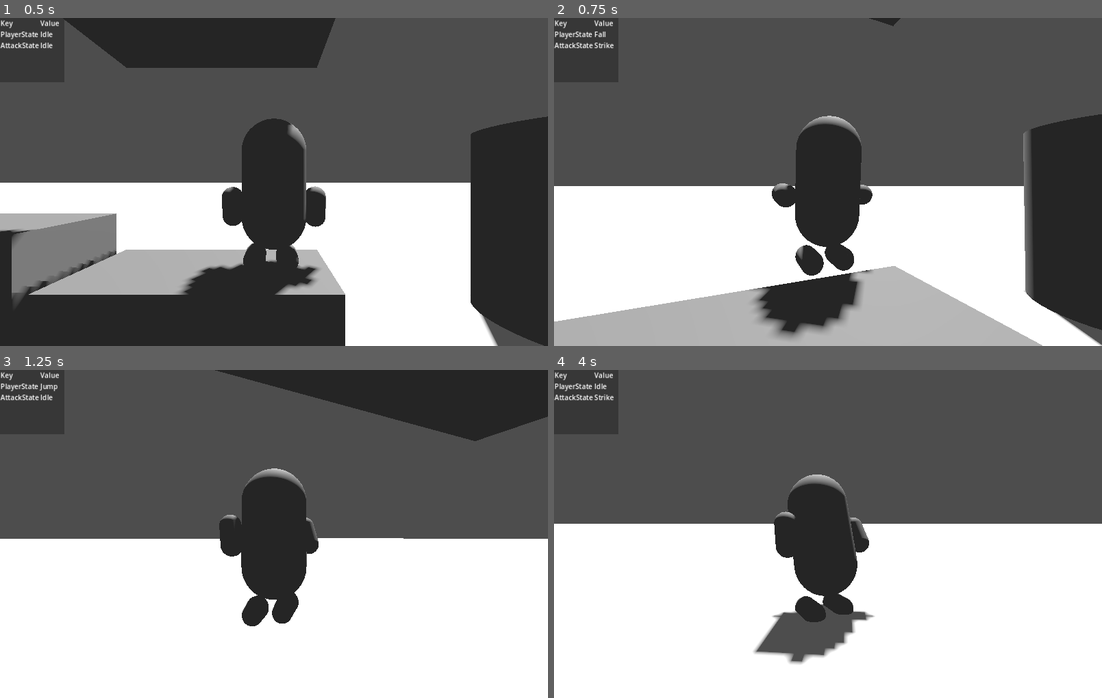
Above: before the commit, frames 1-4 (two rows, left to right).
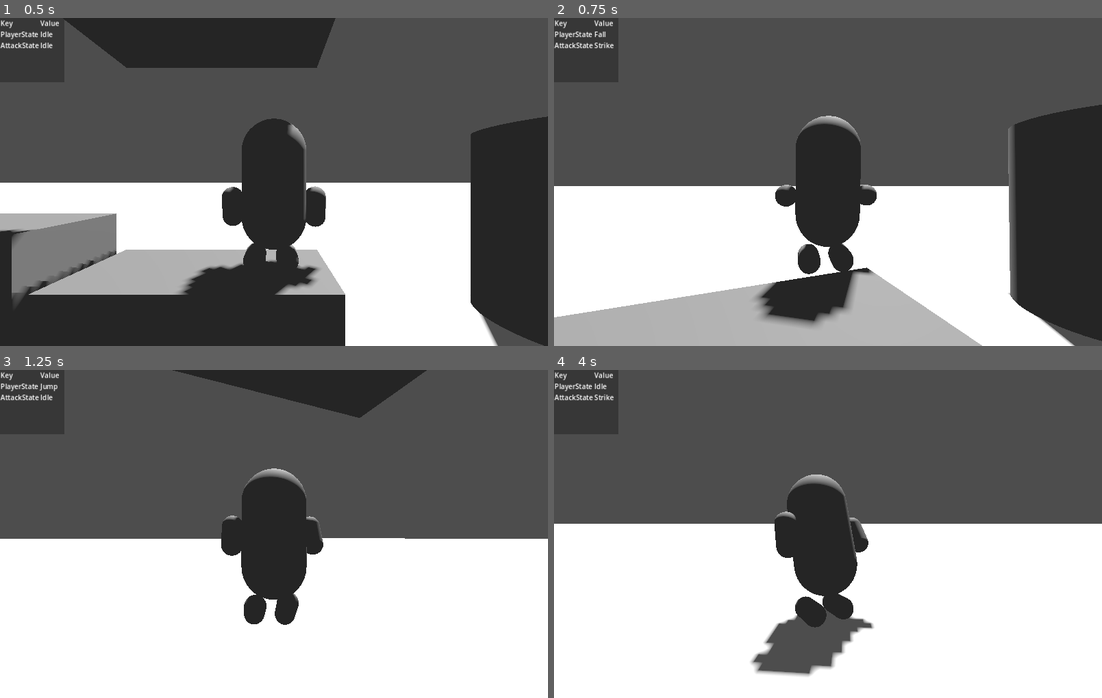
Above: after the commit, the same moments.

Repository: ee0pdt/godot-tps-test
Game: Godot game, scene res://main.tscn
The game is run twice, just before and just after one commit, with the same random seed, the same clock (stepped at 60 frames per second) and the same inputs.
Inputs (mouse positions are in pixels of both pictures, inside the frame that each line leads up to):
- Up to frame 1 (0.5 s): no input
- Up to frame 2 (0.75 s): move the mouse to (855, 182) at 0.52 s; hold Up (forward) from 0.53 s (still down); click (855, 182) at 0.6 s
- Up to frame 3 (1.25 s): keep holding Up (forward); tap Space (jump) at 0.77 s
- Up to frame 4 (4 s): keep holding Up (forward); move the mouse to (800, 534) at 1.27 s; click (800, 534) at 1.35 s; tap Space (jump) at 1.52, 3.02, 3.77 s; move the mouse to (838, 527) at 2.02 s; click (838, 527) at 2.1 s; move the mouse to (822, 540) at 2.77 s; click (822, 540) at 2.85 s; move the mouse to (866, 537) at 3.52 s; click (866, 537) at 3.6 s

Frame 1 is identical in both runs. In frame 2, 7.4% of the frame differs, in the area x 0-100%, y 0-100%; in frame 3, 6.3%; in frame 4, 1.7%.

Commit message:
Fixed walk state!

Diff:
--- a/player/movement_states/player_jump.gd
+++ b/player/movement_states/player_jump.gd
@@ -1,6 +1,8 @@
 extends State
 
 var player : Player
+@onready var camera_base: Node3D = $"../../CameraBase"
+@onready var camera_pivot: Node3D = $"../../CameraBase/CameraPivot"
 
 
 # Receives events from the `_unhandled_input()` callback.
@@ -33,7 +35,7 @@
 		# Get the input direction and handle the movement/deceleration.
 		# As good practice, you should replace UI actions with custom gameplay actions.
 		var input_dir = Input.get_vector("left", "right", "forward", "backward")
-		var direction = (player.transform.basis * Vector3(input_dir.x, 0, input_dir.y)).normalized()
+		var direction = (camera_base.global_transform.basis * Vector3(input_dir.x, 0, input_dir.y)).normalized()
 
 		# As with falling, we allow for some limited in-air movement
 		if direction:
--- a/player/movement_states/player_walk.gd
+++ b/player/movement_states/player_walk.gd
@@ -1,6 +1,9 @@
 extends State
 
 var player : Player
+@onready var camera_base: Node3D = $"../../CameraBase"
+@onready var camera_pivot: Node3D = $"../../CameraBase/CameraPivot"
+
 
 
 # Receives events from the `_unhandled_input()` callback.
@@ -17,21 +20,30 @@
 func physics_update(_delta: float) -> void:
 	if not player.is_on_floor():
 		state_machine.transition_to("Fall")
-
-	# Handle Jump.
 	elif Input.is_action_just_pressed("jump") and player.is_on_floor():
 		state_machine.transition_to("Jump")
-
 	else:
-
-		# Get the input direction and handle the movement/deceleration.
-		# As good practice, you should replace UI actions with custom gameplay actions.
+		# Get the input direction relative to the camera orientation
 		var input_dir = Input.get_vector("left", "right", "forward", "backward")
-		var direction = (player.transform.basis * Vector3(input_dir.x, 0, input_dir.y)).normalized()
+		var direction = (camera_base.global_transform.basis * Vector3(input_dir.x, 0, input_dir.y)).normalized()
 
 		if direction:
 			player.velocity.x = direction.x * player.SPEED
 			player.velocity.z = direction.z * player.SPEED
+
+
+			## Calculate the desired rotation
+			var target_position = player.global_position + direction
+
+			var rotation_speed = 0.1
+			var wtransform = player.global_transform.looking_at(target_position, Vector3.UP)
+			var wrotation = Quaternion(player.global_transform.basis).slerp(Quaternion(wtransform.basis), rotation_speed)
+
+			var old = player.rotation.y
+			#player.rotation.y = wrotation.y
+			player.global_transform = Transform3D(Basis(wrotation), player.global_transform.origin)
+
+			camera_base.rotation.y += old - player.rotation.y
 		else:
 			player.velocity.x = move_toward(player.velocity.x, 0, player.SPEED)
 			player.velocity.z = move_toward(player.velocity.z, 0, player.SPEED)
